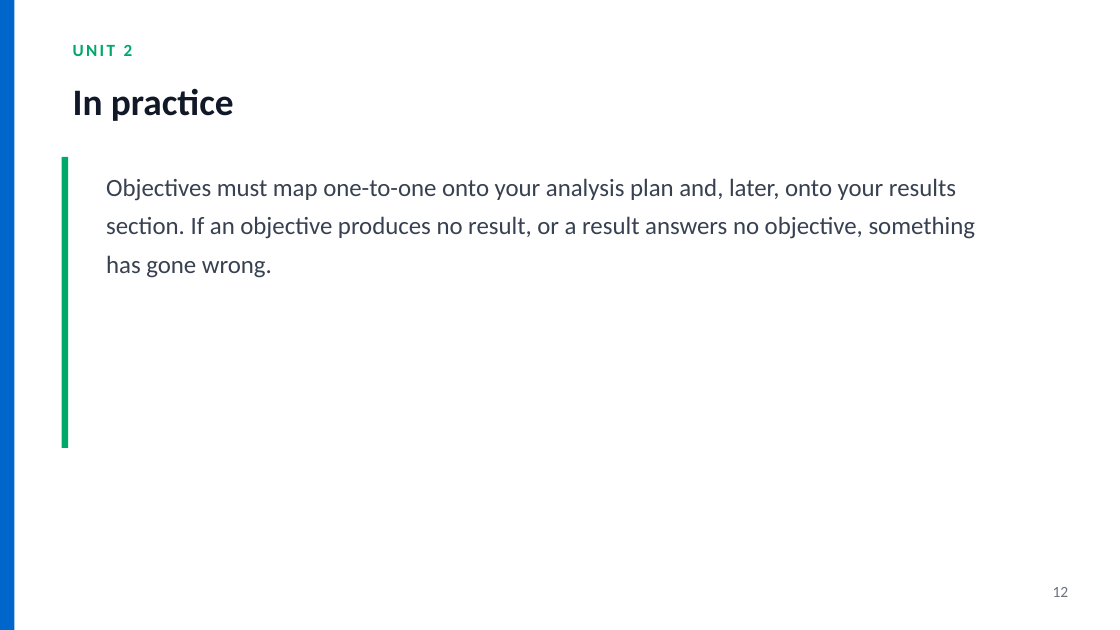
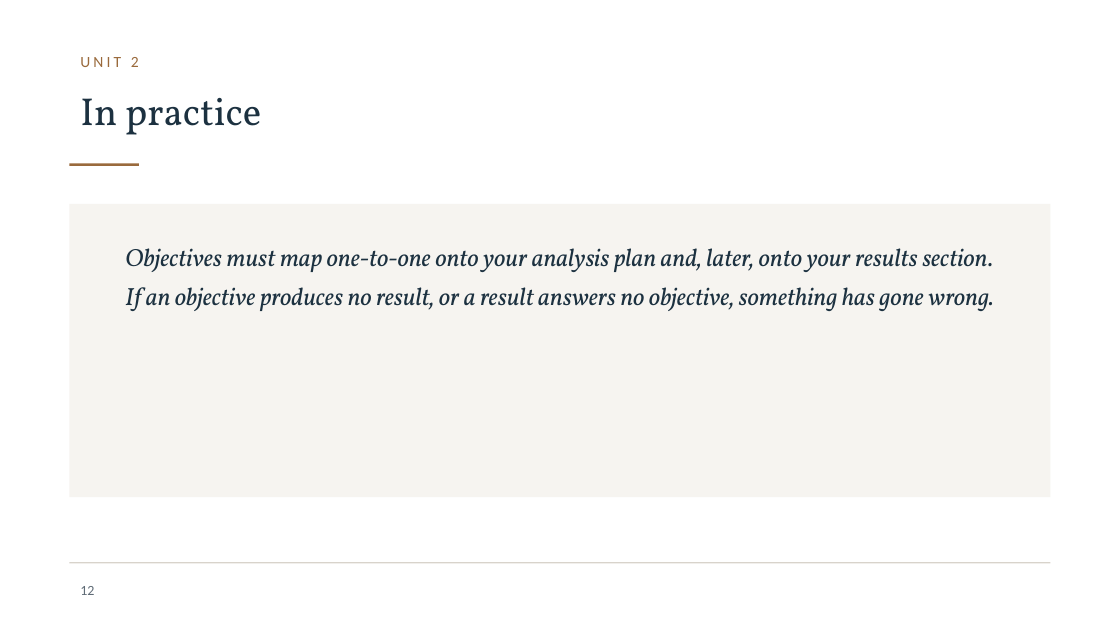
Before and after one commit to JesseAnak7534/ICBB, a slide deck: slide 12 of icbb-website/materials/research-methods/unit-02-slides.pptx. Drawn at 1120x630 pixels with LibreOffice and Linux fonts; fonts in the diff are those of the drawing; background and template pictures are left out. Boxes give left, top, right and bottom in pixels: in the first picture for what was removed or moved away, otherwise in the second. Text is boxed around its words. In the diff, an @@ line names an element or a change of style, - is before the commit and + after.

```diff
--- a/icbb-website/materials/research-methods/unit-02-slides.pptx
+++ b/icbb-website/materials/research-methods/unit-02-slides.pptx
@@ rectangle removed at (0, 0, 15, 630) @@
@@ text "UNIT 2": place and size @@
-text "UNIT 2" at (73, 45, 133, 56)
+text "UNIT 2" at (80, 57, 139, 67)
@@ text "UNIT 2" at (80, 57, 139, 67): size 11 to 10 pt, text colour #00A86B to #9A6A3C, letter spacing 1.5 to 2 pt, bold off @@
@@ text "In practice": place and size @@
-text "In practice" at (73, 88, 234, 121)
+text "In practice" at (80, 98, 261, 135)
@@ text "In practice" at (80, 98, 261, 135): size 24 to 25 pt, font Calibri to Vollkorn, text colour #111827 to #1C3140, bold off; vertical alignment middle to top @@
@@ rectangle removed at (62, 157, 68, 448) @@
@@ rectangle added at (69, 164, 139, 166), fill #9A6A3C @@
@@ rectangle added at (69, 204, 1051, 497), fill #F6F4F0 @@
@@ text "Objectives must map one-to-one onto ...": place and size @@
-text "Objectives must map one-to-one onto ..." at (106, 178, 976, 278)
+text "Objectives must map one-to-one onto ..." at (125, 248, 994, 311)
@@ text "Objectives must map one-to-one onto ..." at (125, 248, 994, 311): font Calibri to Vollkorn, text colour #374151 to #1C3140, italic on; line spacing 1.3 to 1.32 @@
@@ rectangle added at (69, 562, 1051, 563), fill #D8D3CB @@
@@ page number: place and size @@
-page number at (1053, 587, 1069, 597)
+page number at (80, 586, 94, 595)
@@ page number at (80, 586, 94, 595): size 10 to 9 pt, text colour #6B7280 to #5F6B76 @@
```
Also in this commit, not shown: 18 other slides changed, 49 other files.
